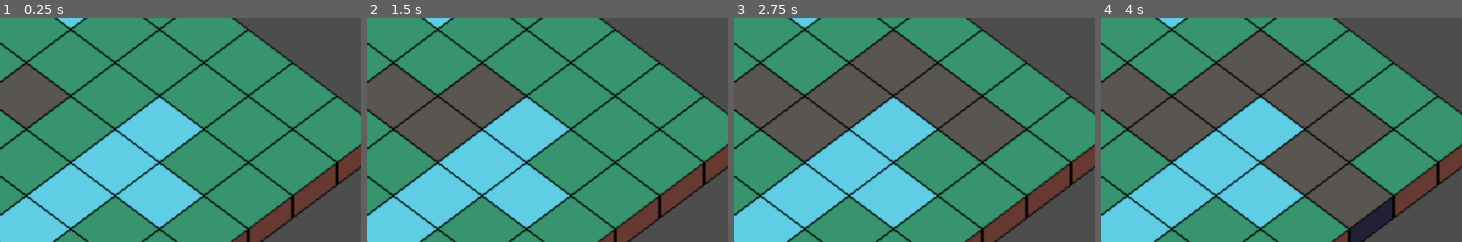
Above: before the commit, frames 1-4 (left to right).
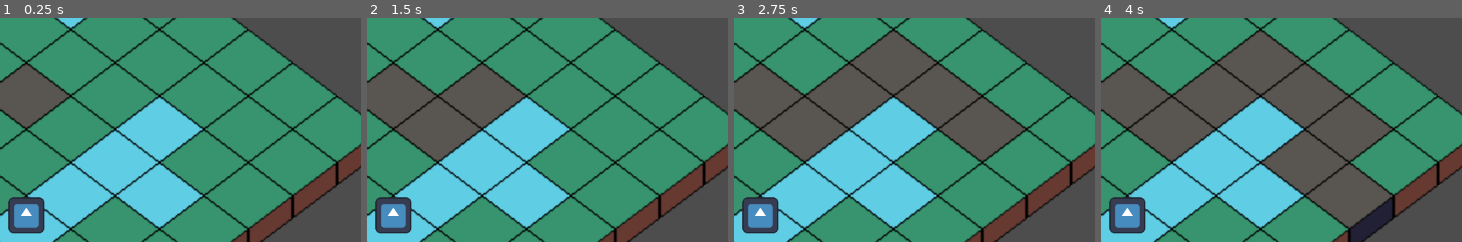
Above: after the commit, the same moments.

Repository: ermin-kurtic/isometric_prototype
Game: Godot game, scene res://scenes/tile_map.tscn
Two runs of this game, one before a commit and one after it. Both use one fixed random seed, a clock stepped at 60 frames per second and the inputs below. The engine's default icon, where the game draws it, is replaced by a stand-in: a white triangle on a blue panel in a dark square.
Inputs:
- Up to frame 1 (0.25 s): no input
- Up to frame 2 (1.5 s): tap Enter at 0.5 s
- Up to frame 3 (2.75 s): tap Space at 2 s
- Up to frame 4 (4 s): tap Enter at 3.5 s
The pictures show only the part of the screen within x 46-96%, y 27-77%; the shares and areas given below are measured in that part.

The runs differ from the first frame. In frame 1, 1.6% of the frame differs, in the area x 2-13%, y 79-97%; in frame 2, 1.6%; in frame 3, 1.6%; in frame 4, 1.6%.

Commit message:
add character sprite to tilemap

Diff:
--- a/TileMap.gd
+++ b/TileMap.gd
@@ -2,6 +2,7 @@
 
 
 var astar_grid = AStarGrid2D.new()
+var PLAYER_CHAR = CharacterBody2D.new()
 const MAIN_LAYER = 0
 const MAIN_SOURCE = 0
 const IS_SOLID = "is_solid"
@@ -13,13 +14,14 @@
 ## Called when the node enters the scene tree for the first time.
 ## Runs everything
 func _ready():
+
 	setup_grid()
 	show_path()
 
 ## Function for setting up the map grid coordinates
 func setup_grid():
 
-	# Rect2i -> Rectangle starting position first two numbers (coordinate)
+	# Rect2i -> Rectangle starting position in gamecamera (coordinate)
 	# & width/height of the rectangle, last two numbers (8x8) boxes
 	astar_grid.region = Rect2i(-3, -3, 8, 8)
 
@@ -47,6 +49,7 @@
 	# From 0,0 -> 4,1
 	var path_taken = astar_grid.get_id_path(Vector2i(0,0), Vector2i(4, 1))
 
+
 	# For every cell that the path takes,
 	# Each tile gets colored, that of "var PATH_TAKEN_ATLAS_COORDS (brown)"
 	# And a timer is added, to show the flow of movement
--- /dev/null
+++ b/scenes/CharacterBody2D.gd
@@ -0,0 +1,9 @@
+extends CharacterBody2D
+
+
+
+func _ready():
+	pass
+
+func _process(_delta):
+	pass
--- a/scenes/tile_map.tscn
+++ b/scenes/tile_map.tscn
@@ -1,7 +1,9 @@
-[gd_scene load_steps=5 format=3 uid="uid://b4ung0dui46ko"]
+[gd_scene load_steps=7 format=3 uid="uid://b4ung0dui46ko"]
 
 [ext_resource type="Texture2D" uid="uid://b3jq3rwh412mw" path="res://assets/tiles/tilemap_256x64.png" id="1_fe54k"]
 [ext_resource type="Script" path="res://TileMap.gd" id="2_eh6x4"]
+[ext_resource type="Texture2D" uid="uid://hjwo47payqq1" path="res://icon.svg" id="3_gwhc1"]
+[ext_resource type="Script" path="res://scenes/CharacterBody2D.gd" id="3_oe13x"]
 
 [sub_resource type="TileSetAtlasSource" id="TileSetAtlasSource_0mlct"]
 texture = ExtResource("1_fe54k")
@@ -35,3 +37,12 @@
 [node name="Camera2D" type="Camera2D" parent="."]
 position = Vector2(35, 43)
 zoom = Vector2(2, 2)
+
+[node name="CharacterBody2D" type="CharacterBody2D" parent="."]
+script = ExtResource("3_oe13x")
+
+[node name="Sprite2D" type="Sprite2D" parent="CharacterBody2D"]
+z_index = 1
+position = Vector2(32, 110)
+scale = Vector2(0.2, 0.2)
+texture = ExtResource("3_gwhc1")
